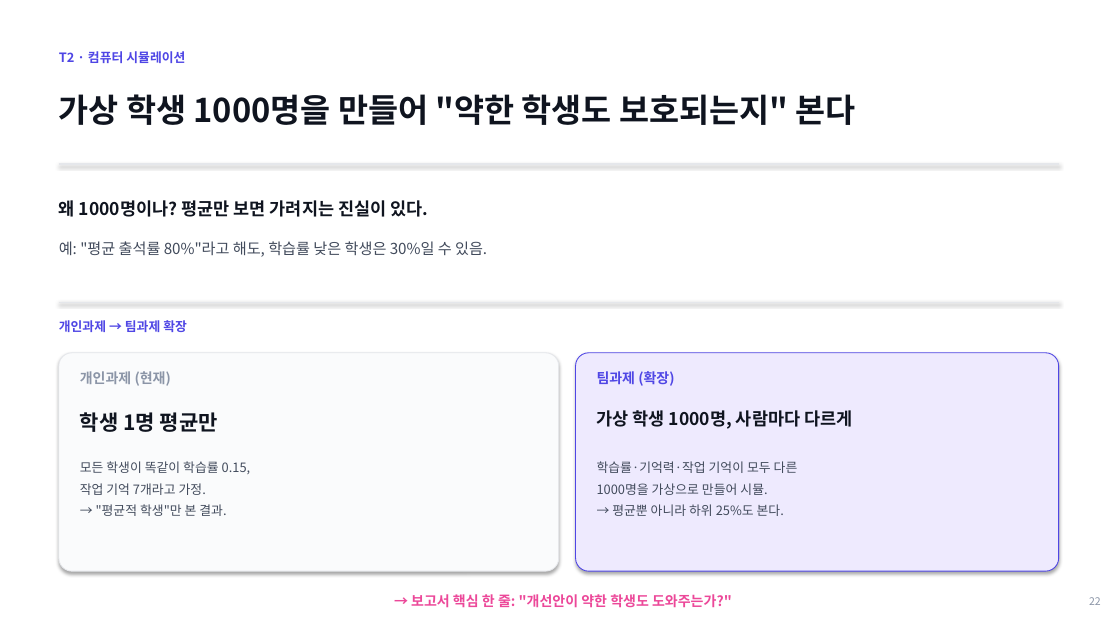
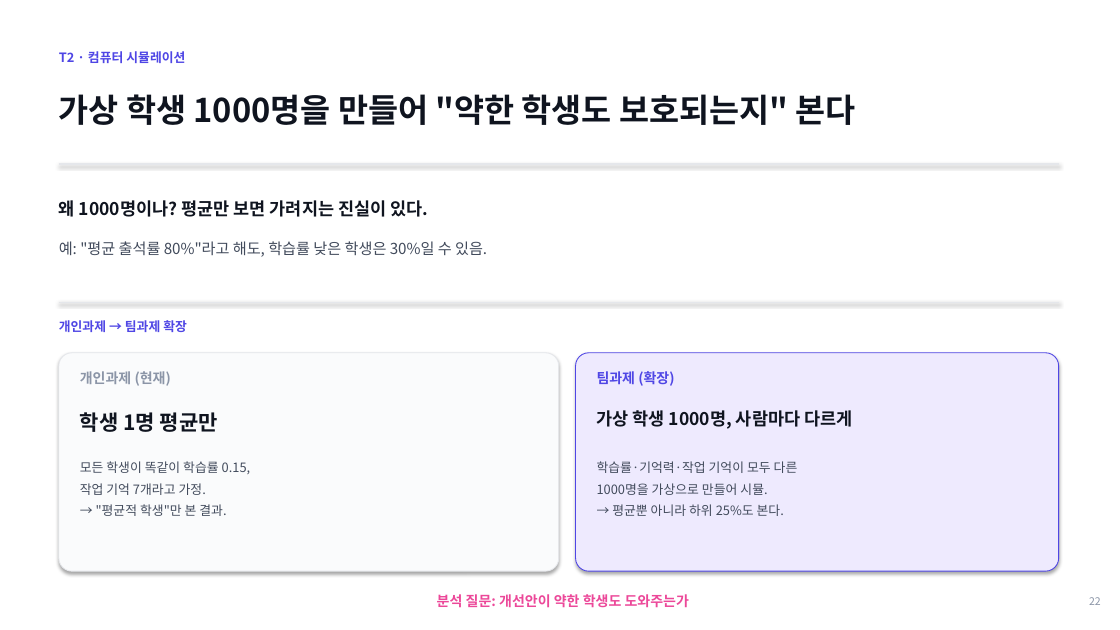
Before and after one commit to lshpy/imen315-syllabus-meta, a slide deck: slide 22 of team_project/kickoff_2026-05-11.pptx. Drawn at 1120x630 pixels with LibreOffice and Linux fonts; fonts in the diff are those of the drawing. Boxes give left, top, right and bottom in pixels: in the first picture for what was removed or moved away, otherwise in the second. Text is boxed around its words. In the diff, an @@ line names an element or a change of style, - is before the commit and + after.

```diff
--- a/team_project/kickoff_2026-05-11.pptx
+++ b/team_project/kickoff_2026-05-11.pptx
@@ text at (437, 594, 689, 608): text changed @@
-→ 보고서 핵심 한 줄: "개선안이 약한 학생도 도와주는가?"
+분석 질문: 개선안이 약한 학생도 도와주는가
```
Also in this commit, not shown: 9 other slides changed, 1 slide added, 1 slide removed, 1 other file.
